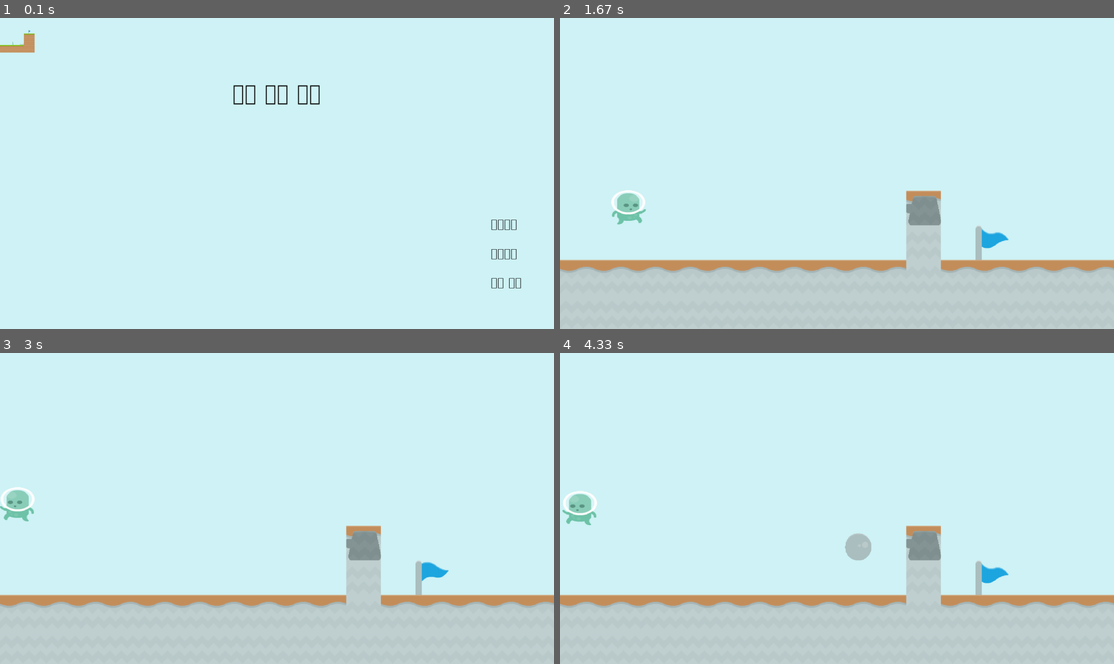
Above: before the commit, frames 1-4 (two rows, left to right).
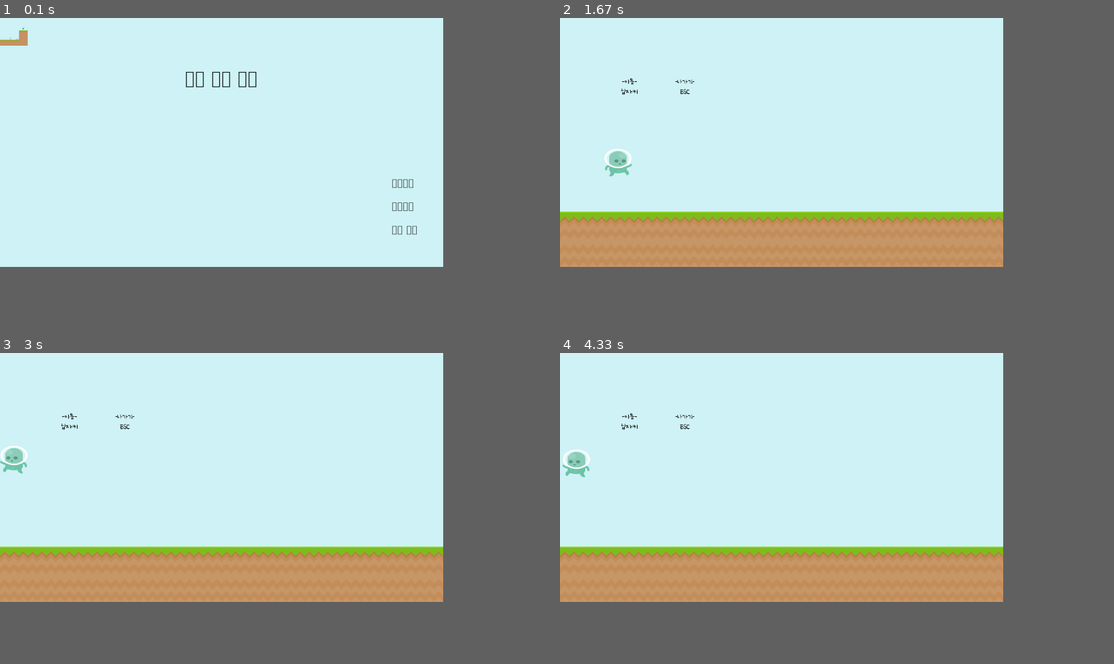
Above: after the commit, the same moments.

Repository: coinmoles/pygame-jam
Game: pygame game, started from main.py
The game is run twice, just before and just after one commit, with the same random seed, the same clock (stepped at 60 frames per second) and the same inputs.
Inputs:
- Up to frame 1 (0.1 s): no input
- Up to frame 2 (1.67 s): tap Enter at 0.33, 0.67 s; tap Space at 1, 1.4 s; hold Right from 1.33 s (still down)
- Up to frame 3 (3 s): tap Space at 1.7, 1.9, 2.2, 2.47, 2.77, 2.9 s; release Right at 1.8 s; hold Left 1.83-2.37 s; hold Left 2.4-2.8 s; hold Right from 2.83 s (still down)
- Up to frame 4 (4.33 s): tap Space at 3.2, 3.57, 3.87, 4.07 s; release Right at 3.47 s; hold Left 3.5-3.97 s; hold Right from 4 s (still down)
The window is 900x506 before the commit and 720x405 after it. Grey fills any space a smaller window leaves; there, only what the larger window draws over its background counts as a difference.

The runs differ from the first frame. In frame 1, 1.2% of the frame differs, in the area x 0-95%, y 3-87%; in frame 2, 34%; in frame 3, 34%; in frame 4, 35%, in the area x 0-100%, y 19-100%.

Commit message:
Added 2-7 and some adjustments

Diff:
--- a/Scene/ChapterScene.py
+++ b/Scene/ChapterScene.py
@@ -1,5 +1,4 @@
-from re import S
-from tkinter import UNITS
+
 from typing import Tuple
 from Entity.Door import Door
 from Entity.BackgroundObject.ControlHelp import ControlHelp
--- a/Scene/IntroScene.py
+++ b/Scene/IntroScene.py
@@ -19,7 +19,7 @@
         if event.type == pg.KEYDOWN:
             if event.key == pg.K_RETURN:
                 if self.choice == 0:
-                    pg.event.post(pg.event.Event(CHANGE_SCENE, next_scene_id=(2, 1)))
+                    pg.event.post(pg.event.Event(CHANGE_SCENE, next_scene_id=(1, 1)))
                 elif self.choice == 1:
                     pg.event.post(pg.event.Event(OPEN_LOAD, current_id=(-1, 0)))
                 elif self.choice == 2:
--- a/SceneData/chapter2/stage2_1.py
+++ b/SceneData/chapter2/stage2_1.py
@@ -2,10 +2,10 @@
 ..................................
 ..................................
 ..................................
-..................................
-......................gk..........
-..........g...........qqk.........
-.s........q.c......J..gqqk....d...
+......................qk..........
+..........q...........gqk.........
+..........g...........qqqk........
+.s........q.c......J..gqqqk...d...
 qqqqqqqqqqqqqqqqqqqqqqqqqqqqqqqqqq
 qqqqqqqqqqqqqqqqqqqqqqqqqqqqqqqqqq
 """
--- a/SceneData/chapter2/stage2_2.py
+++ b/SceneData/chapter2/stage2_2.py
@@ -3,7 +3,7 @@
 .................................................
 .................................................
 .................................................
-......................................qqqq.......
+..............qqqq....................qqqq.......
 ..............gqgq....................gqgq.......
 .s............qgqg........c...........qgqg..d....
 qqqqqqqqqqqqqqqqqqqqqqqqqqqqqqqqqqqqqqqqqqqqqqqqq
--- a/SceneData/chapter2/stage2_4.py
+++ b/SceneData/chapter2/stage2_4.py
@@ -2,7 +2,7 @@
 ..................................
 ..................................
 ..................................
-..................................
+...........q......................
 ...........q......................
 ...........q......................
 .s....G...kq.c..G.k...........d...
--- /dev/null
+++ b/SceneData/chapter2/stage2_7.py
@@ -0,0 +1,16 @@
+stage2_7 = """
+...........................
+...........................
+...........................
+.......................d...
+......................qqqq.
+...........................
+.......s..qqqqqqqqqqqq.....
+qk....gqqq..............qg.
+qk....ggqq..............gq.
+qk....pgqgj.k...........qq.
+qk....gqgqqqq...........gg.
+qk.c...j......J.........gq.
+qqqqqqqqqkkqkkqqqqqqqqqqqqq
+qqqqqqqqqqqqqqqqqqqqqqqqqqq
+"""
--- a/SceneData/chapter_menu/chapter2.py
+++ b/SceneData/chapter_menu/chapter2.py
@@ -2,7 +2,7 @@
 ................................
 ................................
 ................................
-................................
+...........................7....
 ....................5..6..qqqqqq
 ............3..4..qqqqqqqqqqqqqq
 .s....1..2.qqqqqqqqqqqqqqqqqqqqq
--- a/SceneData/stages.py
+++ b/SceneData/stages.py
@@ -15,6 +15,7 @@
 from SceneData.chapter2.stage2_4 import stage2_4
 from SceneData.chapter2.stage2_5 import stage2_5
 from SceneData.chapter2.stage2_6 import stage2_6
+from SceneData.chapter2.stage2_7 import stage2_7
 
 
 stages = {
@@ -40,5 +41,6 @@
         "stage4": stage2_4,
         "stage5": stage2_5,
         "stage6": stage2_6,
+        "stage7": stage2_7,
     }
 }
--- a/constants.py
+++ b/constants.py
@@ -3,8 +3,8 @@
 import pygame as pg
 
 SCREEN = get_monitors()[0]
-SCREEN.width = 1600
-SCREEN.height = 900
+# SCREEN.width = 1600
+# SCREEN.height = 900
 UNITSIZE = SCREEN.height / 9
 FPS = 60
 
